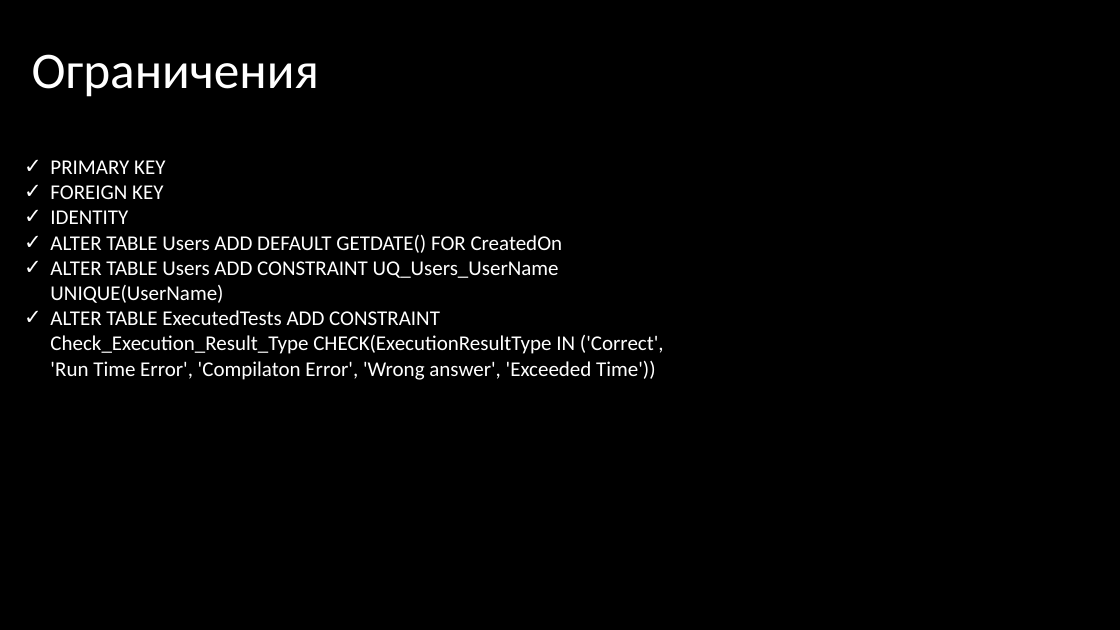
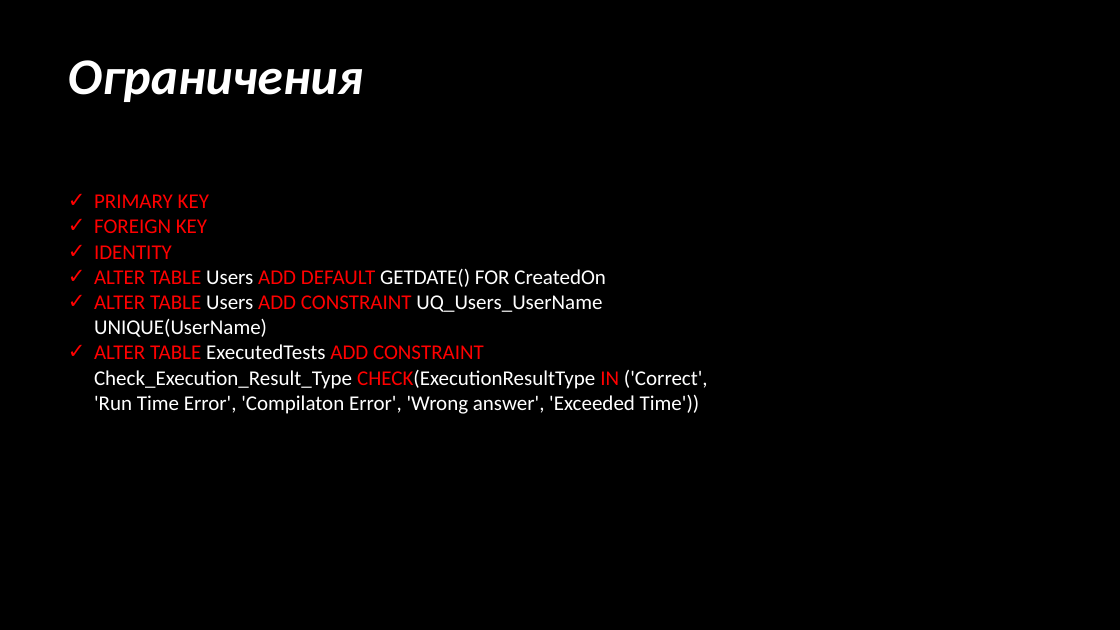
Before and after one commit to NaskoIT/FMI, a slide deck: slide 12 of DB/JudgeSystem/Основна-презентация.pptx (slide 15 before the commit). Drawn at 1120x630 pixels with LibreOffice and Linux fonts; fonts in the diff are those of the drawing. Boxes give left, top, right and bottom in pixels: in the first picture for what was removed or moved away, otherwise in the second. Text is boxed around its words. In the diff, an @@ line names an element or a change of style, - is before the commit and + after.

```diff
--- a/DB/JudgeSystem/Основна-презентация.pptx
+++ b/DB/JudgeSystem/Основна-презентация.pptx
@@ title "Ограничения": place and size @@
-title "Ограничения" at [32, 54, 319, 97]
+title "Ограничения" at [68, 60, 363, 102]
@@ title "Ограничения" at [68, 60, 363, 102]: bold on, italic on @@
@@ text "PRIMARY KEY": place and size @@
-text "PRIMARY KEY" at [50, 160, 664, 380]
+text "PRIMARY KEY" at [94, 194, 708, 414]
@@ text "PRIMARY KEY" at [94, 194, 708, 414]: text colour #FFFFFF to #FF0000 in "PRIMARY KEY", "FOREIGN KEY", "IDENTITY", "ALTER TABLE ADD DEFAULT" and 2 more places @@
```
Also in this commit, not shown: 3 other slides changed, 3 slides removed, 1 other file.
